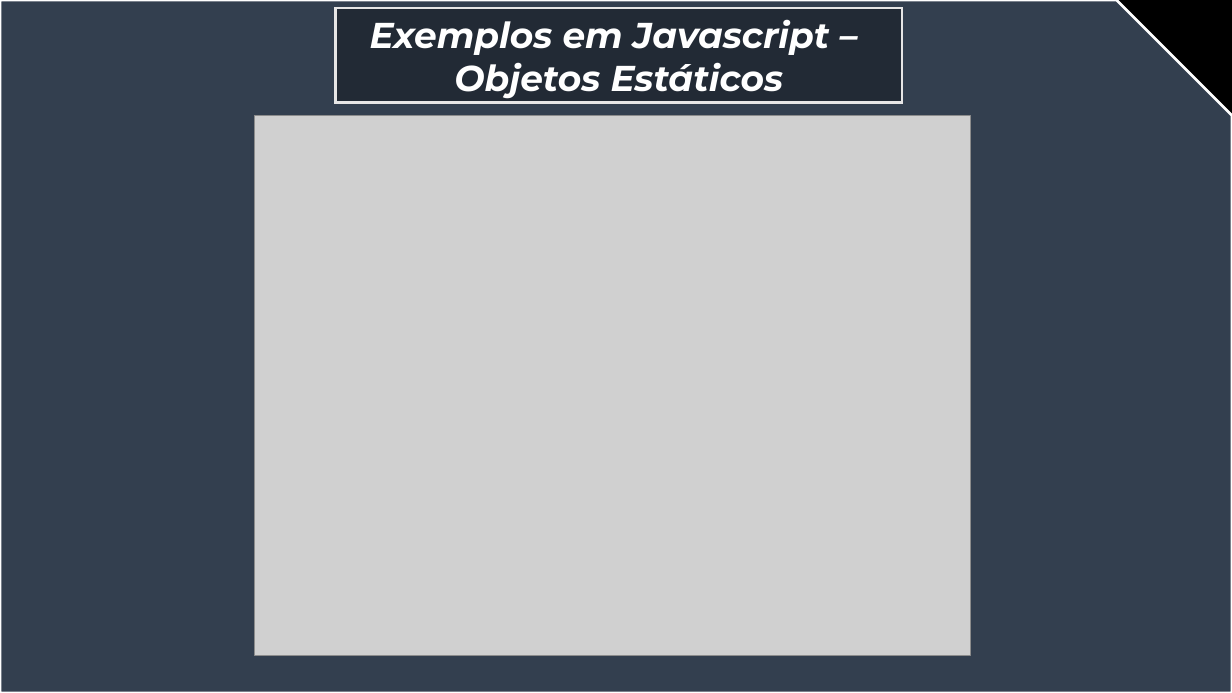
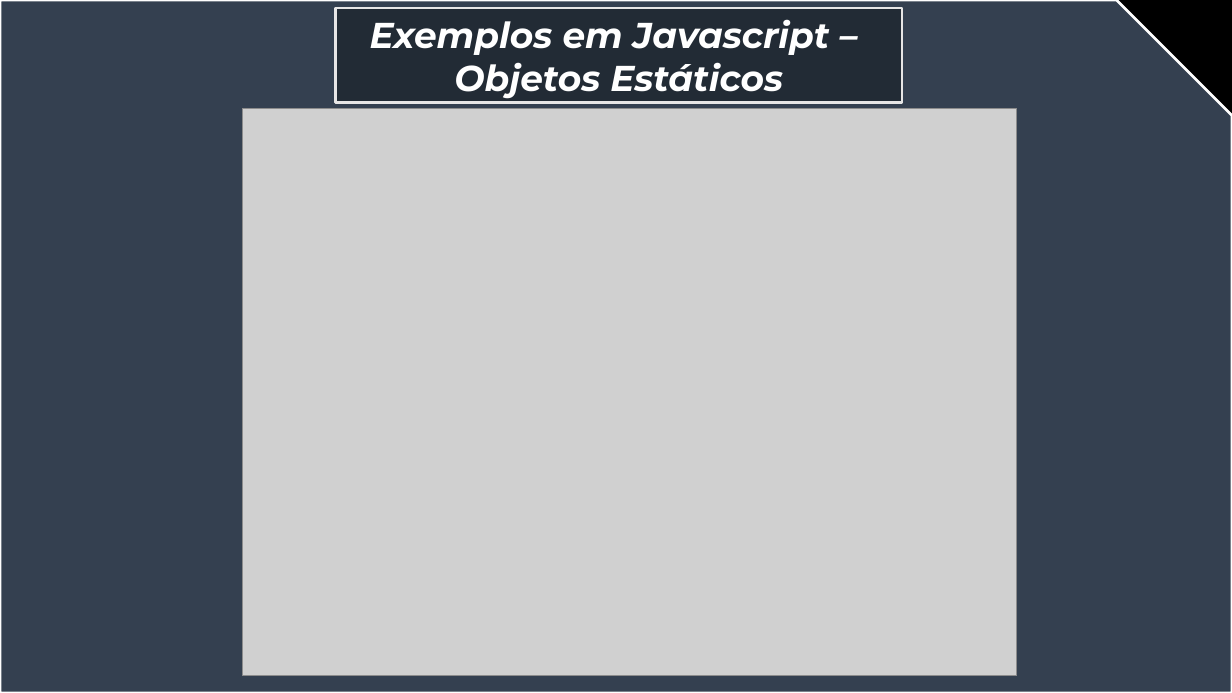
Before and after one commit to jorgevendramini/Aula_OOP, a slide deck: slide 21 of slide aula invertida atualizado(2).pptx (slide 19 before the commit). Drawn at 1232x693 pixels with LibreOffice and Linux fonts; fonts in the diff are those of the drawing; grey boxes stand for pictures. Boxes give left, top, right and bottom in pixels: in the first picture for what was removed or moved away, otherwise in the second. Text is boxed around its words. In the diff, an @@ line names an element or a change of style, - is before the commit and + after.

```diff
--- a/slide aula invertida atualizado(2).pptx
+++ b/slide aula invertida atualizado(2).pptx
@@ snip rect at <box>0,0,1232,693</box>: fill #333F50 to #344050 @@
@@ picture: place and size @@
-picture at <box>254,116,970,655</box>
+picture at <box>243,108,1018,676</box>
```
Also in this commit, not shown: 24 other slides changed, 2 slides added.
